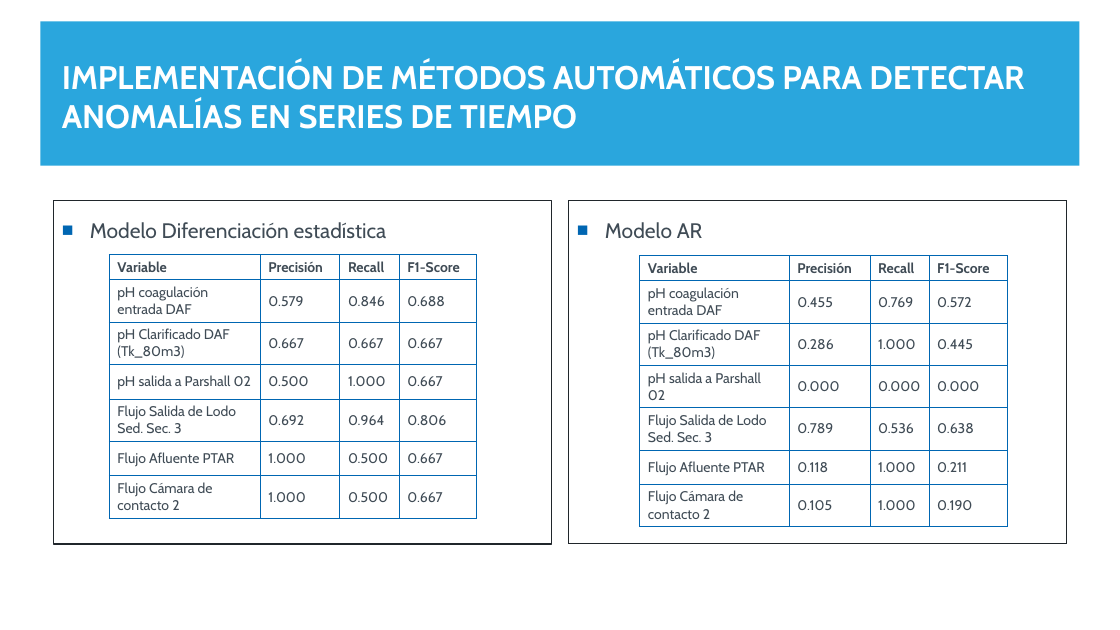
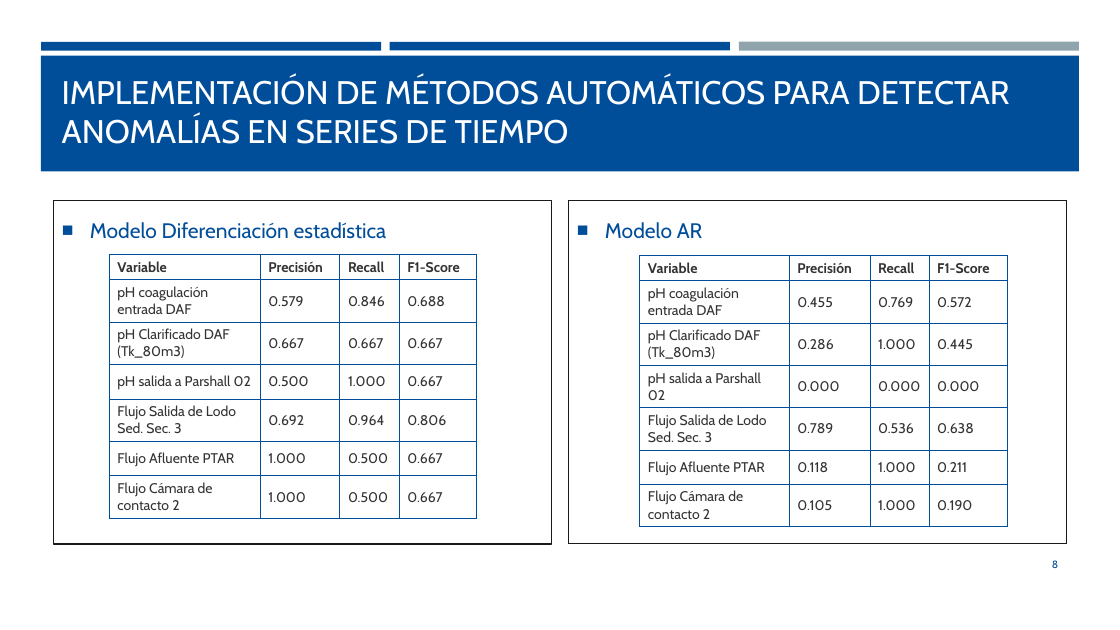
Before and after one commit to fchiapped/Proyecto-Grado, a slide deck: slide 8 of Entregas/UC/Entrega 3/Entrega 3.pptx. Drawn at 1120x630 pixels with LibreOffice and Linux fonts; fonts in the diff are those of the drawing. Boxes give left, top, right and bottom in pixels: in the first picture for what was removed or moved away, otherwise in the second. Text is boxed around its words. In the diff, an @@ line names an element or a change of style, - is before the commit and + after.

```diff
--- a/Entregas/UC/Entrega 3/Entrega 3.pptx
+++ b/Entregas/UC/Entrega 3/Entrega 3.pptx
@@ rectangle at bbox=[41, 42, 381, 50]: fill #2AA6DD to #004D99 @@
@@ rectangle at bbox=[41, 55, 1080, 171]: fill #2AA6DD to #004D99 @@
@@ rectangle: place and size @@
-rectangle at bbox=[40, 21, 1080, 166]
+rectangle at bbox=[41, 55, 1080, 171]
@@ rectangle added at bbox=[390, 42, 730, 50], fill #004D99 @@
@@ rectangle at bbox=[739, 42, 1079, 51]: fill #BFDDEE to #90A4AE @@
@@ text "IMPLEMENTACIÓN DE MÉTODOS AUTOMÁTICOS PARA ...": place and size @@
-text "IMPLEMENTACIÓN DE MÉTODOS AUTOMÁTICOS PARA ..." at bbox=[62, 62, 1024, 129]
+text "IMPLEMENTACIÓN DE MÉTODOS AUTOMÁTICOS PARA ..." at bbox=[62, 77, 1009, 144]
@@ text "IMPLEMENTACIÓN DE MÉTODOS AUTOMÁTICOS PARA ..." at bbox=[62, 77, 1009, 144]: bold off @@
@@ text "Modelo Diferenciación estadística" at bbox=[54, 201, 552, 544]: text colour #3F4B55 to #004D99; bullet colour #0066B2 to #004D99; outline #1F252A 1 pt to #1A1A1A 1 pt @@
@@ text "Modelo AR" at bbox=[569, 201, 1067, 544]: text colour #3F4B55 to #004D99; bullet colour #0066B2 to #004D99; outline #1F252A 0.75 pt to #1A1A1A 0.75 pt @@
@@ table at bbox=[109, 255, 477, 515] @@
@@ text colour #3F4B55 to #333333 @@
@@ borders changed @@
@@ table at bbox=[640, 255, 1007, 523] @@
@@ text colour #3F4B55 to #333333 @@
@@ borders changed @@
@@ page number added at bbox=[1052, 560, 1058, 568], 9 pt, text #004D99 @@
+8
```
Also in this commit, not shown: 12 other slides changed, 23 other files.
